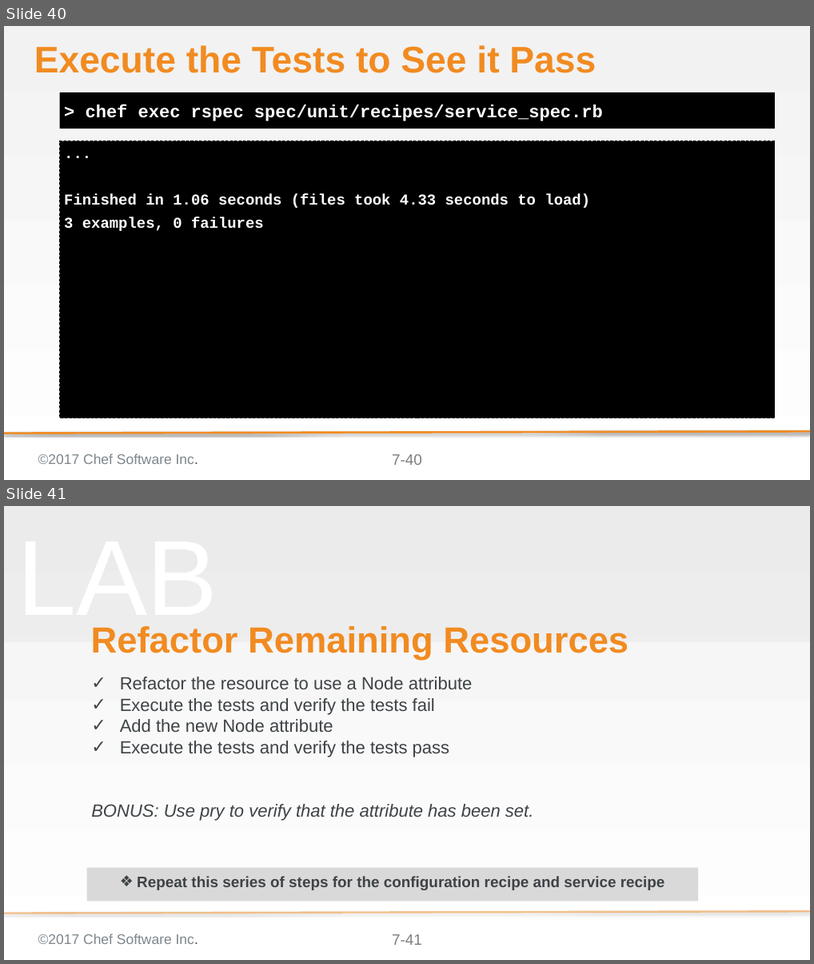
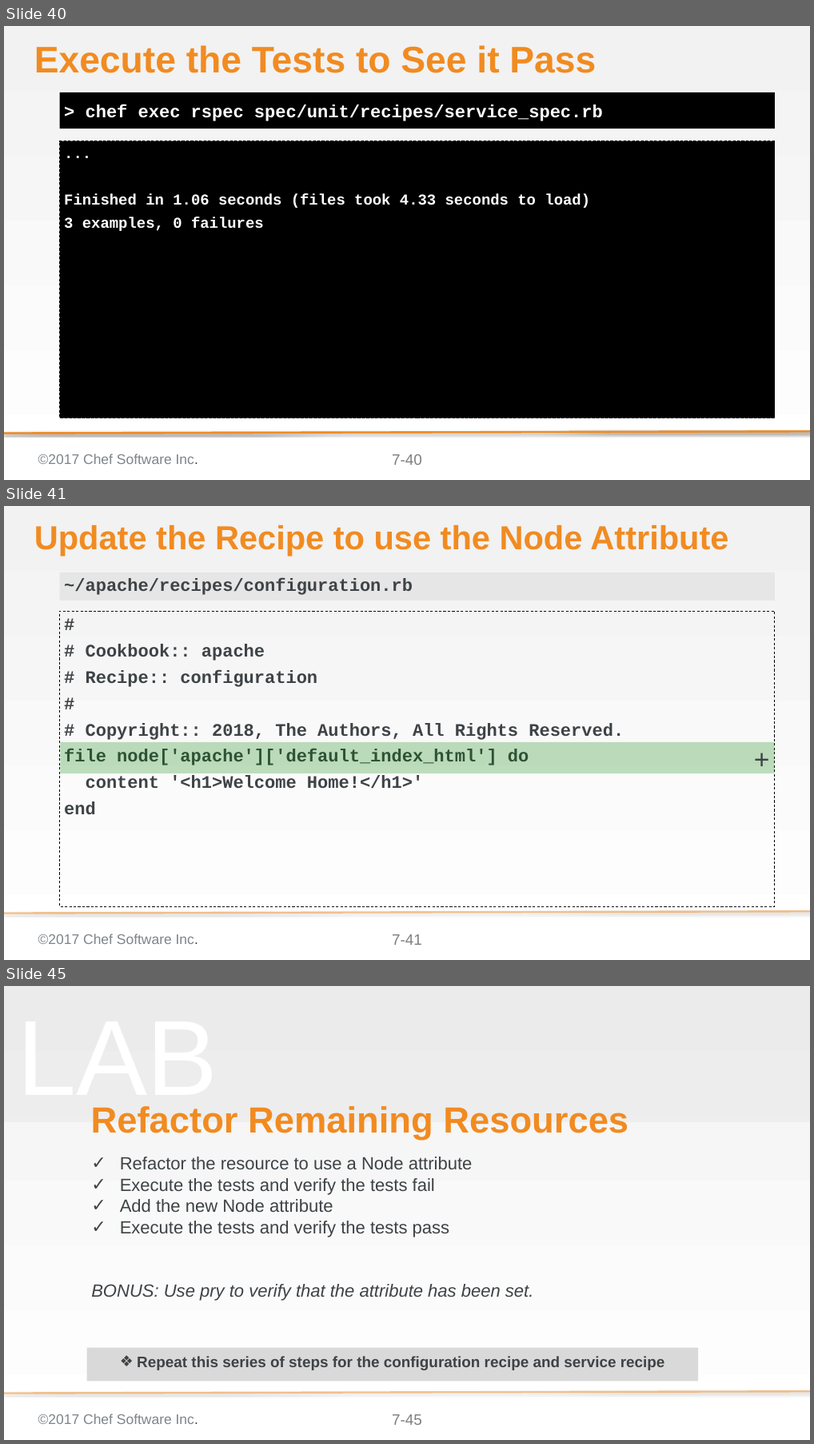
Before and after one commit to ericheiser/chef-intermediate, a slide deck: 07-refactoring_to_attributes.pptx. Shown one above the other, each under a label of ours: slides 40 and 41 before the commit, slides 40, 41 and 45 after it; the slides between them are not shown. The pictures are 814x964 and 814x1444 pixels, drawn with LibreOffice and Linux fonts; fonts in the diff are those of the drawing; background and template pictures are left out. Boxes give left, top, right and bottom in pixels: in the first picture for what was removed or moved away, otherwise in the second. Text is boxed around its words. In the diff, an @@ line names an element or a change of style, - is before the commit and + after.

```diff
--- a/07-refactoring_to_attributes.pptx
+++ b/07-refactoring_to_attributes.pptx
@@ slide 41 added at (4, 506, 810, 960), background gradient #F2F2F2 to #FFFFFF; not listed: 3 template elements that a slide beside it also shows @@
@@ title added at (34, 525, 729, 556), 52.8 pt, text #F18B21, bold @@
+Update the Recipe to use the Node Attribute
@@ text added at (60, 572, 775, 600), fill #D9D9D9 at 50% opacity, 28 pt, text #3E4346, bold @@
+~/apache/recipes/configuration.rb
@@ text added at (60, 611, 775, 906), outline #000000 1 pt dashed, 28 pt, text #3E4346, bold @@
+#
+# Cookbook:: apache
+# Recipe:: configuration
+#
+# Copyright:: 2018, The Authors, All Rights Reserved.
+file node['apache']['default_index_html'] do
+content '<h1>Welcome Home!</h1>'
+end
@@ text added at (60, 742, 774, 773), fill #008000 at 25% opacity, 42.7 pt, text #3E4346 @@
++
@@ what was slide 41 is now slide 45 @@
@@ page number at (392, 1414, 422, 1424): text changed @@
-7-41
+7-45
```
Also in this commit, not shown: 6 slides changed, 3 other slides added, 2 other files.
